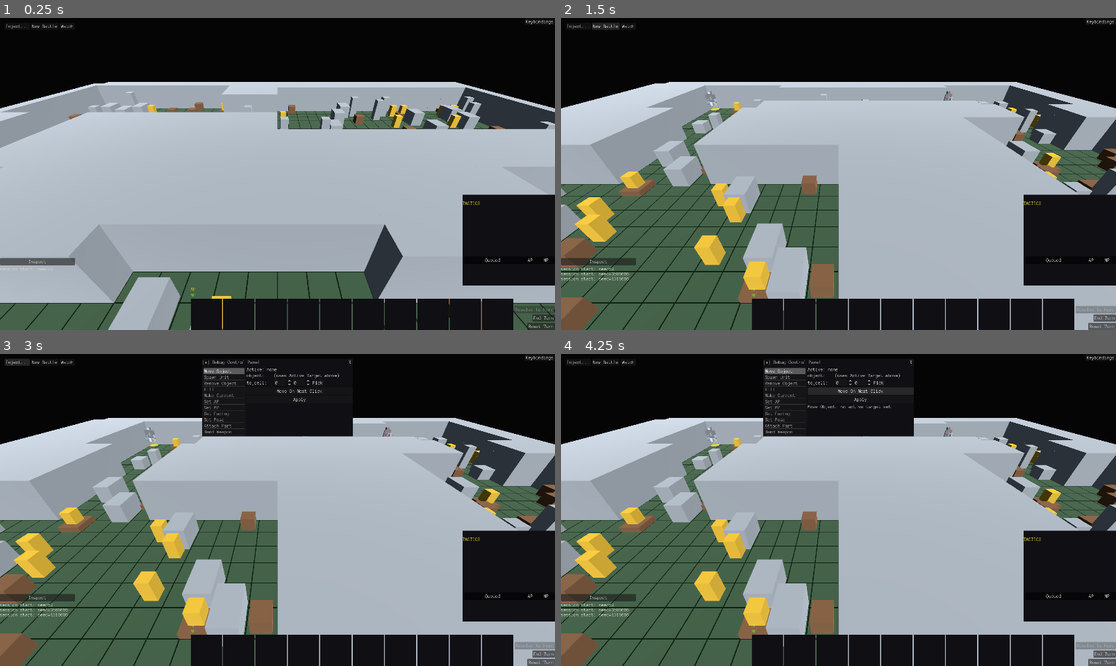
Above: before the commit, frames 1-4 (two rows, left to right).
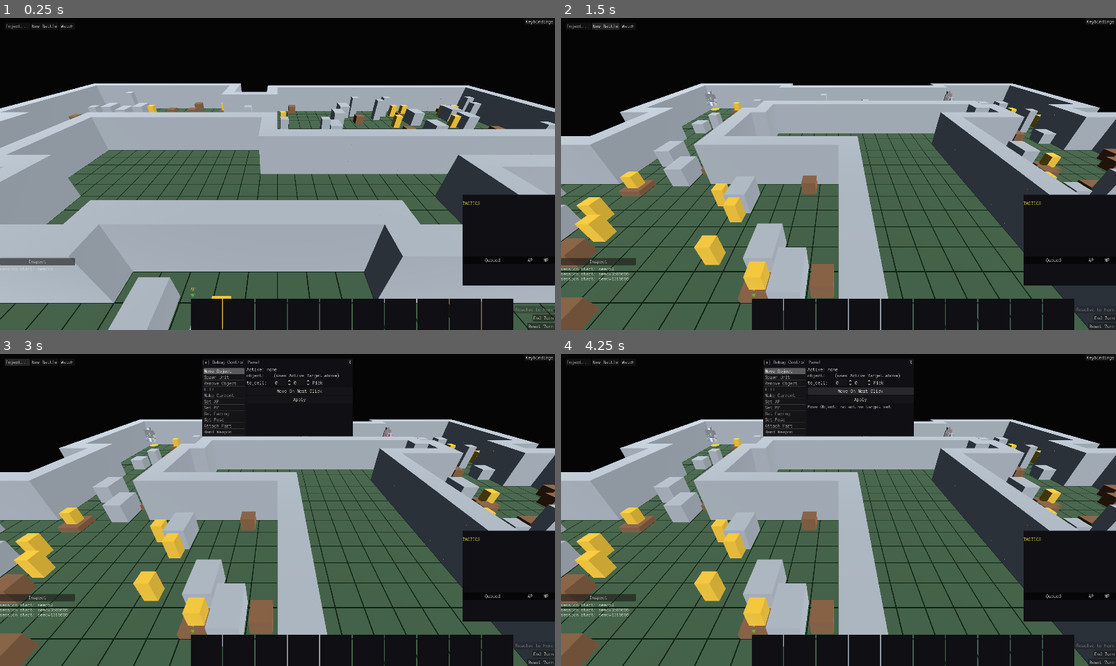
Above: after the commit, the same moments.

Repository: NotUserFriendly/HulkBreakers
Game: Godot game, scene res://src/view/battle_scene.tscn
Two runs of this game, one before a commit and one after it. Both use one fixed random seed, a clock stepped at 60 frames per second and the inputs below.
Inputs:
- Up to frame 1 (0.25 s): no input
- Up to frame 2 (1.5 s): click "New Battle" at 0.5 s; click "New Battle" at 1.25 s
- Up to frame 3 (3 s): click "Inspect" at 2 s; click "Inject..." at 2.75 s
- Up to frame 4 (4.25 s): click "Move On Next Click" at 3.5 s

The runs differ from the first frame. In frame 1, 17% of the frame differs, in the area x 0-100%, y 20-67%; in frame 2, 22%, in the area x 0-100%, y 20-100%; in frame 3, 21%; in frame 4, 21%.

Commit message:
Fix BR30.1x: wall/void classification cascaded through solid rock
MapGen._finalize_walls_and_void classified and mutated each WALL cell in
the same scan pass: converting an exposed cell to OPEN made it read as
a non-WALL neighbor for whatever WALL cell got scanned next, so exposure
cascaded outward from every real opening through however much solid rock
the scan order happened to reach. Real maps showed walls many tiles
thick with almost no VOID at all, instead of the intended single-tile
ring.

Split into two passes: classify every WALL cell's exposure against the
grid's own untouched layout first, then apply every mutation in a
second pass. Verified with a real ASCII dump — clean single-tile wall
rings with real void space now.

Diff:
--- a/src/logic/map_gen.gd
+++ b/src/logic/map_gen.gd
@@ -330,18 +330,36 @@
 ## resolves first) — giving it geometry too would only cost `ShotPlane.
 ## build`'s own unculled per-shot scan for zero behavior change, the same
 ## perf reasoning BR30.10 already established for skipping it.
+## Two passes, deliberately: classify every WALL cell's exposure FIRST,
+## against the grid's own untouched layout, THEN apply every mutation in
+## a second pass. A single combined pass (classify-and-mutate per cell in
+## one scan order) has a real bug: converting an exposed cell to OPEN
+## makes it read as a non-WALL neighbor for whatever WALL cell is
+## scanned next, so exposure cascades outward from every real opening
+## through however much solid rock the scan order happens to reach —
+## walls many tiles thick instead of the intended single ring, VOID
+## reduced to whatever pocket a run of stale WALL neighbors on every side
+## never got swept into. Classifying against a frozen snapshot first
+## (nothing mutated yet) is what actually keeps this to one tile.
 static func _finalize_walls_and_void(grid: Grid) -> void:
+	var wall_cells: Array[Vector2i] = []
 	for y in range(grid.height):
 		for x in range(grid.width):
 			var cell := Vector2i(x, y)
-			if grid.get_terrain(cell) != Enums.TerrainType.WALL:
-				continue
-			if _is_exposed_wall(grid, cell):
-				grid.set_terrain(cell, Enums.TerrainType.OPEN)
-				grid.blockers[cell] = DataLibrary.get_part(&"wall")
-			else:
-				grid.set_terrain(cell, Enums.TerrainType.VOID)
-				grid.set_opacity(cell, 0.0)
+			if grid.get_terrain(cell) == Enums.TerrainType.WALL:
+				wall_cells.append(cell)
+
+	var exposed_by_cell: Dictionary = {}
+	for cell: Vector2i in wall_cells:
+		exposed_by_cell[cell] = _is_exposed_wall(grid, cell)
+
+	for cell: Vector2i in wall_cells:
+		if exposed_by_cell[cell]:
+			grid.set_terrain(cell, Enums.TerrainType.OPEN)
+			grid.blockers[cell] = DataLibrary.get_part(&"wall")
+		else:
+			grid.set_terrain(cell, Enums.TerrainType.VOID)
+			grid.set_opacity(cell, 0.0)
 
 
 static func _is_exposed_wall(grid: Grid, cell: Vector2i) -> bool:
